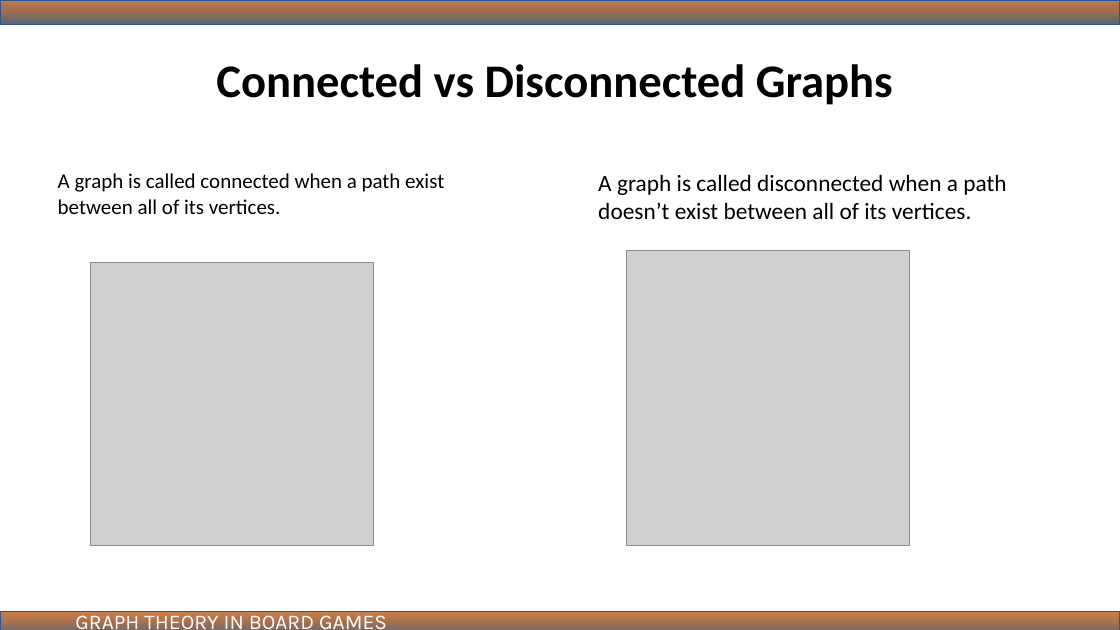
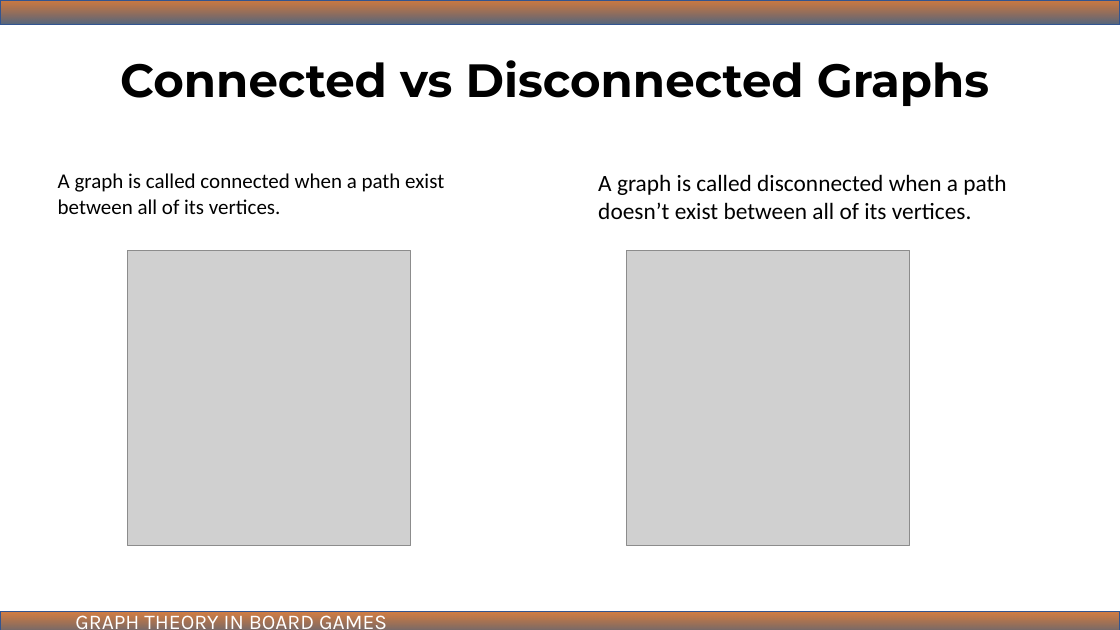
Before and after one commit to ibmbt/group5_graphtheory, a slide deck: slide 5 of group5_graphtheory.pptx (slide 9 before the commit). Drawn at 1120x630 pixels with LibreOffice and Linux fonts; fonts in the diff are those of the drawing; grey boxes stand for pictures. Boxes give left, top, right and bottom in pixels: in the first picture for what was removed or moved away, otherwise in the second. Text is boxed around its words. In the diff, an @@ line names an element or a change of style, - is before the commit and + after.

```diff
--- a/group5_graphtheory.pptx
+++ b/group5_graphtheory.pptx
@@ text "Connected vs Disconnected Graphs" at (120, 60, 989, 106): font Calibri to Montserrat @@
@@ picture: place and size @@
-picture at (90, 262, 374, 546)
+picture at (128, 250, 412, 546)
```
Also in this commit, not shown: 14 other slides changed, 7 slides added, 17 slides removed, 3 other files.
